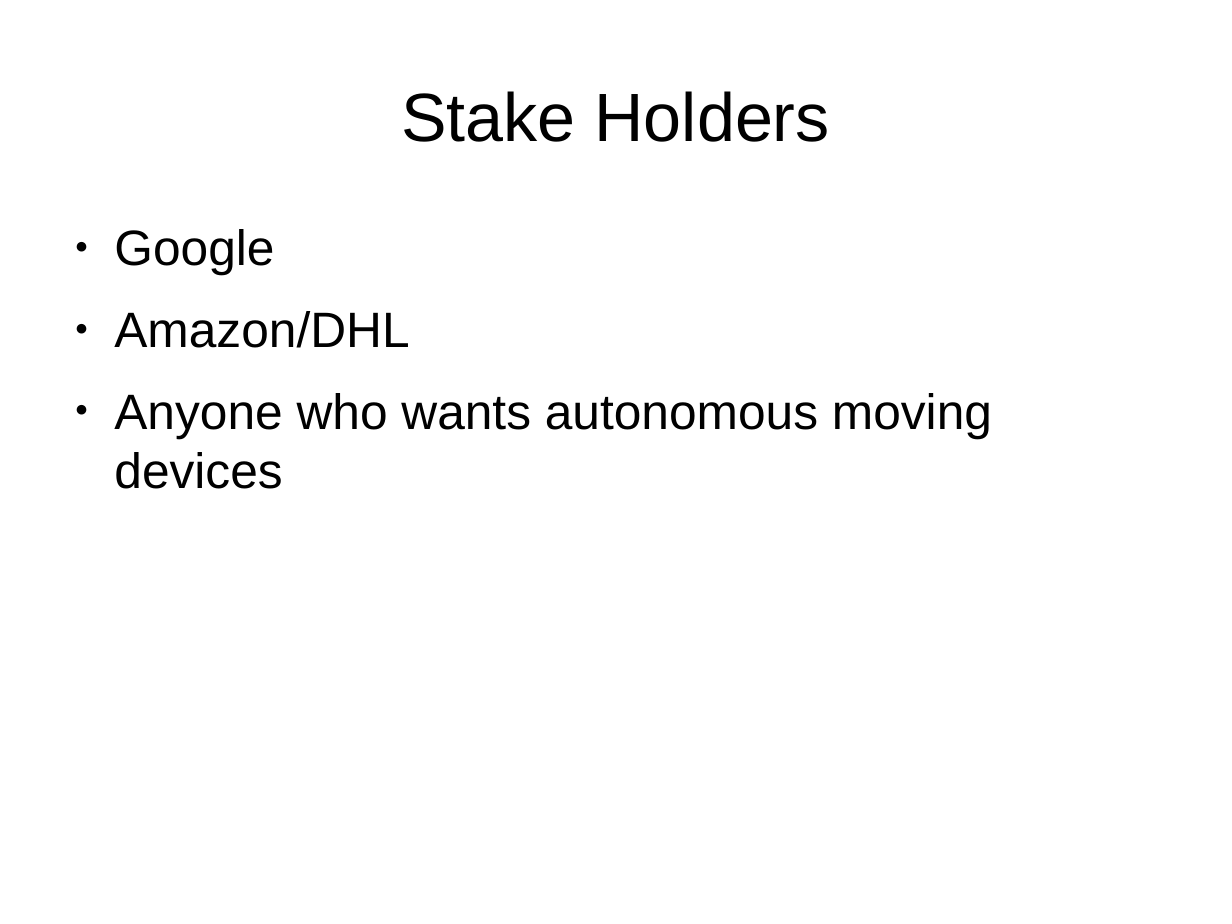
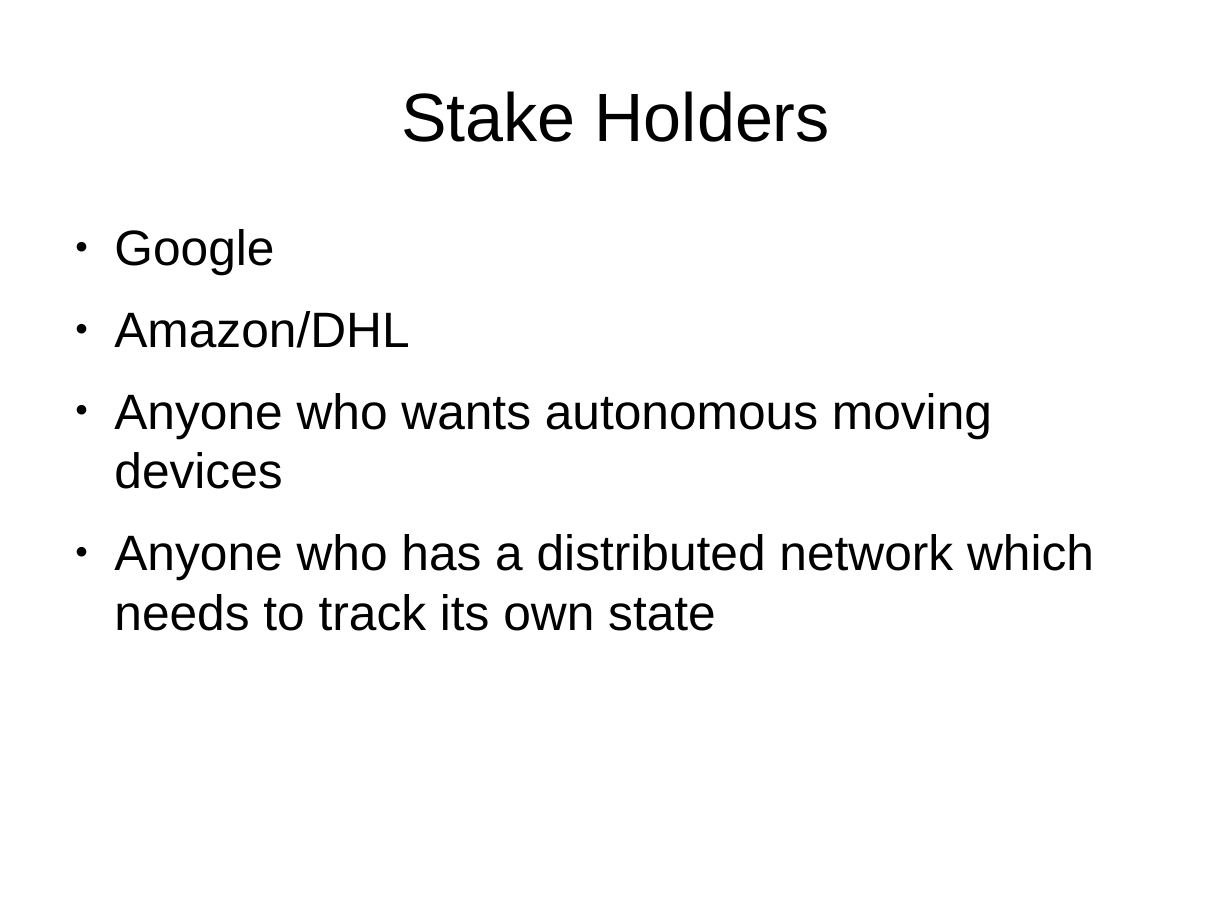
Before and after one commit to andrewazores/Capstone, a slide deck: slide 9 of documentation/problem_statement_presentation.odp. Drawn at 1232x924 pixels with LibreOffice and Linux fonts; fonts in the diff are those of the drawing. Boxes give left, top, right and bottom in pixels: in the first picture for what was removed or moved away, otherwise in the second. Text is boxed around its words. In the diff, an @@ line names an element or a change of style, - is before the commit and + after.

Commit message:
Added extra "Stake Holders" point

```diff
--- a/documentation/problem_statement_presentation.odp
+++ b/documentation/problem_statement_presentation.odp
@@ text at (114,534,1094,631): paragraph added @@
+● Anyone who has a distributed network which needs to track its own state
```
